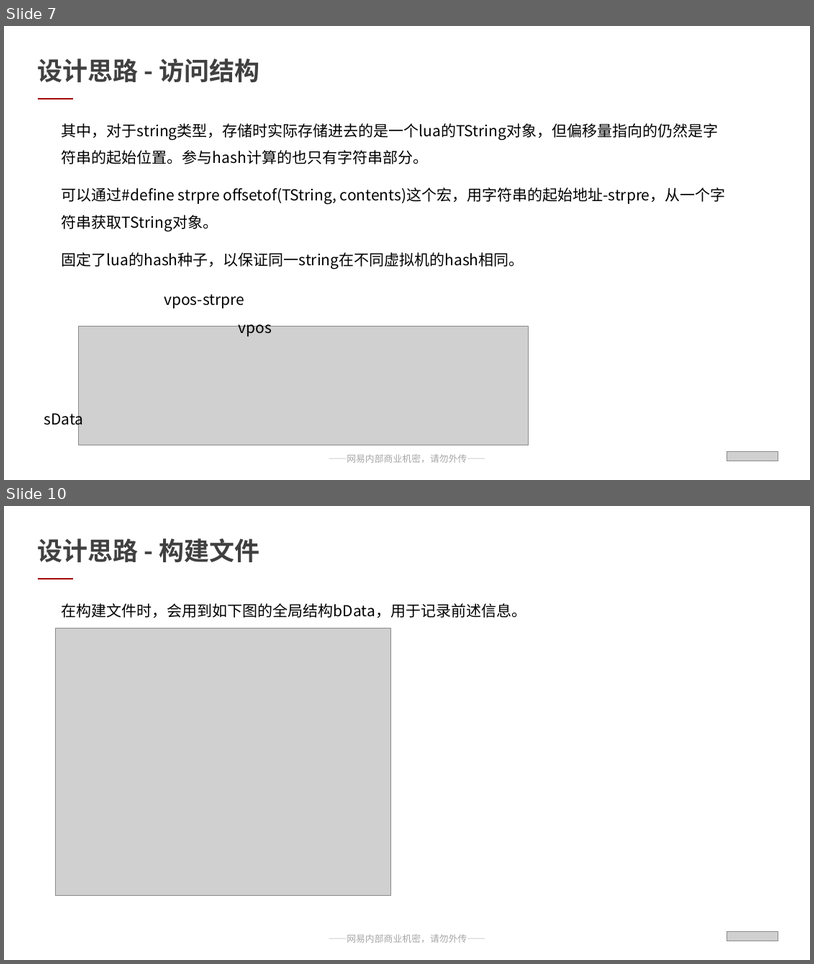
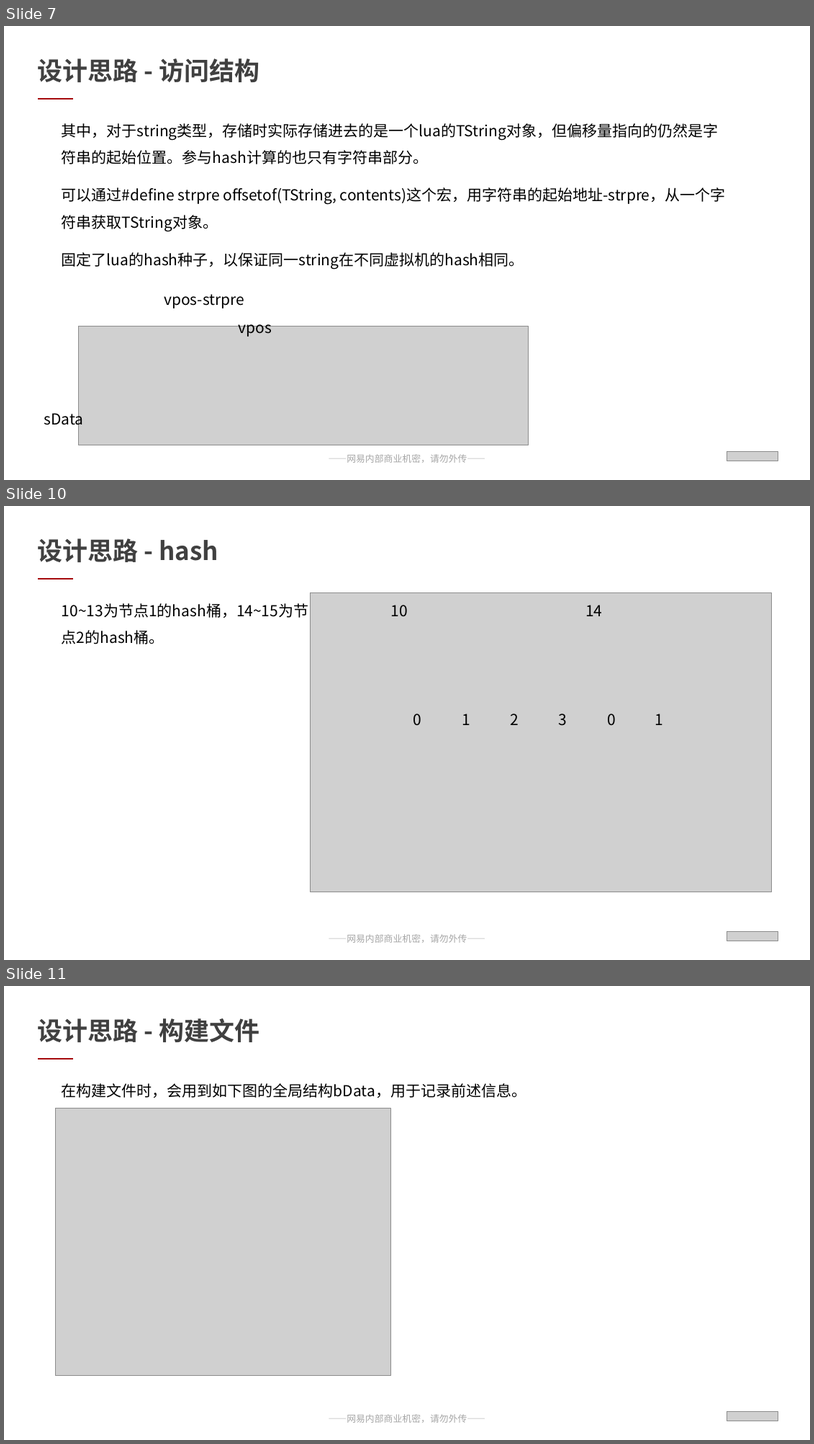
Before and after one commit to qwerbmb/lua_sh, a slide deck: test_speed/汇报ppt_刘淩峰.pptx. Shown one above the other, each under a label of ours: slides 7 and 10 before the commit, slides 7, 10 and 11 after it; the slides between them are not shown. The pictures are 814x964 and 814x1444 pixels, drawn with LibreOffice and Linux fonts; fonts in the diff are those of the drawing; grey boxes stand for pictures. Boxes give left, top, right and bottom in pixels: in the first picture for what was removed or moved away, otherwise in the second. Text is boxed around its words. In the diff, an @@ line names an element or a change of style, - is before the commit and + after.

```diff
--- a/test_speed/汇报ppt_刘淩峰.pptx
+++ b/test_speed/汇报ppt_刘淩峰.pptx
@@ slide 10 added at (4,506,810,960), background #FFFFFF; not listed: 1 template element that a slide beside it also shows @@
@@ text added at (38,538,219,562), 30 pt, text #404040, bold @@
+设计思路 - hash
@@ line added from (38, 579) to (73, 579), #A50A0D 2 pt @@
@@ text added at (62,603,309,644), 18 pt, text #000000 @@
+10~13为节点1的hash桶，14~15为节点2的hash桶。
@@ picture added at (310,593,772,892) @@
@@ text added at (391,605,408,616), 18 pt, text #000000 @@
+10
@@ text added at (586,605,602,616), 18 pt, text #000000 @@
+14
@@ text added at (413,713,422,725), 18 pt, text #000000 @@
+0
@@ text added at (463,713,471,725), 18 pt, text #000000 @@
+1
@@ text added at (510,713,519,725), 18 pt, text #000000 @@
+2
@@ text added at (559,713,568,726), 18 pt, text #000000 @@
+3
@@ text added at (607,713,616,725), 18 pt, text #000000 @@
+0
@@ text added at (656,713,664,725), 18 pt, text #000000 @@
+1
@@ picture added at (728,932,778,940) @@
@@ what was slide 10 is now slide 11 @@
```
Also in this commit, not shown: 9 slides changed.
